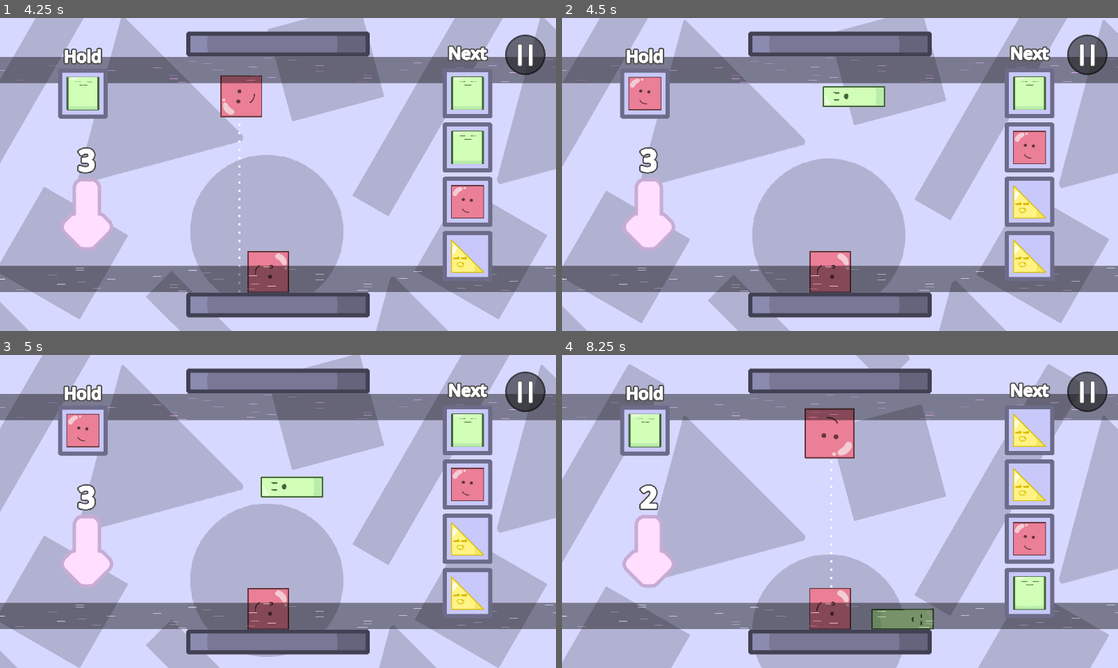
Above: before the commit, frames 1-4 (two rows, left to right).
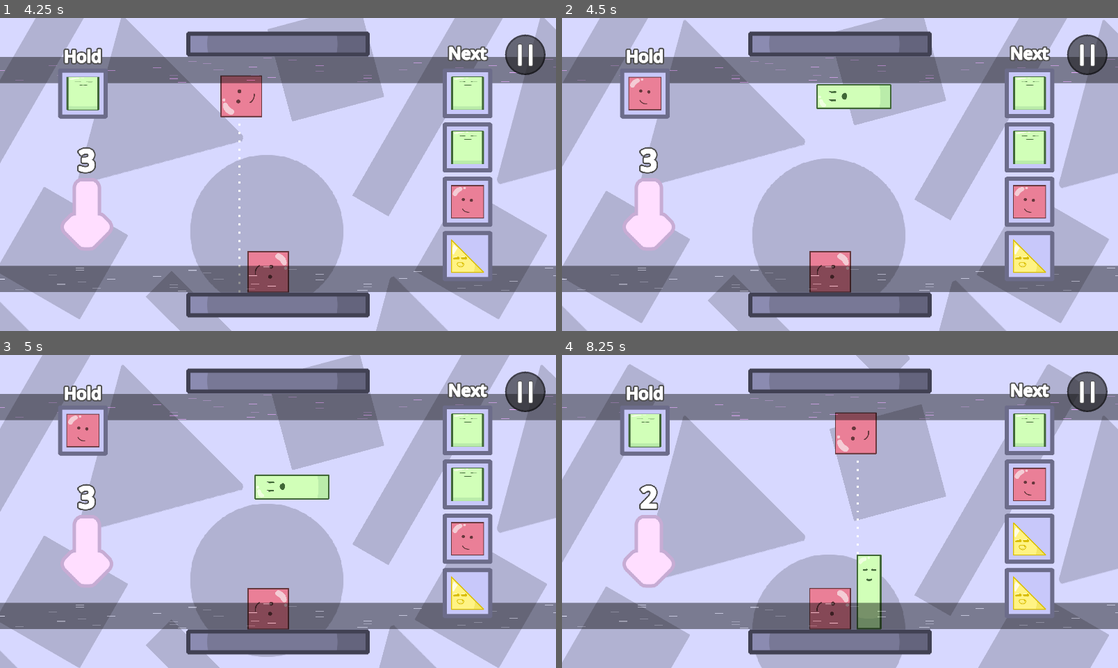
Above: after the commit, the same moments.

Repository: nullishew/game-jam-palindome
Game: Godot game, scene res://scenes/menu.tscn
Two runs of this game, one before a commit and one after it. Both use one fixed random seed, a clock stepped at 60 frames per second and the inputs below.
Inputs (mouse positions are in pixels of both pictures, inside the frame that each line leads up to):
- Up to frame 1 (4.25 s): click "Start" at 0.5 s; click "Start" at 1.25 s; move the mouse to (250, 237) at 2.02 s; hold Right (move_piece_right) 2.03-3.53 s; tap Tab (hold_piece) at 2.1, 3.05, 3.6 s; click (250, 237) at 2.17 s; move the mouse to (444, 221) at 2.77 s; tap Space (drop_piece) at 2.85 s; move the mouse to (111, 127) at 3.52 s; hold Left (move_piece_left) from 3.53 s (still down)
- Up to frame 2 (4.5 s): keep holding Left (move_piece_left); move the mouse to (867, 174) at 4.27 s; tap Tab (hold_piece) at 4.35 s; click (867, 174) at 4.42 s
- Up to frame 3 (5 s): keep holding Left (move_piece_left)
- Up to frame 4 (8.25 s): move the mouse to (756, 433) at 5.02 s; tap Space (drop_piece) at 5.1, 7.35 s; tap Tab (hold_piece) at 5.3, 5.85, 6.6, 7.55, 8.1 s; move the mouse to (962, 495) at 5.77 s; release Left (move_piece_left) at 5.78 s; hold Right (move_piece_right) from 5.78 s (still down); move the mouse to (728, 527) at 6.52 s; click (728, 527) at 6.67 s; move the mouse to (895, 442) at 7.27 s; move the mouse to (812, 574) at 8.02 s

Frame 1 is identical in both runs. In frame 2, 1.8% of the frame differs, in the area x 45-88%, y 21-64%; in frame 3, 1.8%; in frame 4, 5.9%, in the area x 43-88%, y 16-88%.

Commit message:
resolved hold breaking from hold piece despawning when entering hold + remove obsolete debug messages

Diff:
--- /dev/null
+++ b/scenes/death_zone.tscn
@@ -0,0 +1,22 @@
+[gd_scene format=3 uid="uid://bdajgv04xnnoe"]
+
+[sub_resource type="GDScript" id="GDScript_b6p7p"]
+script/source = "extends Area2D
+
+
+func _ready() -> void:
+	body_entered.connect(_on_body_entered)
+
+func _on_body_entered(body: Node2D):
+	if body is Piece:
+		body.despawn()
+		# GameManager.game.lose()"
+
+[sub_resource type="RectangleShape2D" id="RectangleShape2D_b6p7p"]
+size = Vector2(1920, 540)
+
+[node name="DeathZone" type="Area2D" unique_id=1826319625]
+script = SubResource("GDScript_b6p7p")
+
+[node name="CollisionShape2D" type="CollisionShape2D" parent="." unique_id=906594963]
+shape = SubResource("RectangleShape2D_b6p7p")
--- a/scripts/features/minimum_height/minimum_height_area.gd
+++ b/scripts/features/minimum_height/minimum_height_area.gd
@@ -18,10 +18,8 @@
 func _on_body_entered(body: Node2D):
 	if body is Piece:
 		_registered_pieces += 1
-		print(str(self) + " registered total pieces: " + str(_registered_pieces))
 
 
 func _on_body_exited(body: Node2D):
 	if body is Piece:
 		_registered_pieces -= 1
-		print(str(self) + " registered total pieces: " + str(_registered_pieces))
--- a/scripts/features/piece/piece.gd
+++ b/scripts/features/piece/piece.gd
@@ -13,7 +13,7 @@
 @export var possible_spawn_scale_multipliers: Array[float] = [1, 1.25, 1.5]
 
 var is_player_piece: bool = false
-
+var is_in_hold: bool = false
 
 var _was_in_contact: bool = false
 var _impact_timer: float = 0
@@ -106,6 +106,7 @@
 	_prev_collision_mask = collision_mask
 	collision_layer = 0
 	collision_mask = 0
+	is_in_hold = true
 
 func exit_hold(pos: Vector2):
 	freeze = true
@@ -114,6 +115,7 @@
 	collision_layer = _prev_collision_layer
 	collision_mask = _prev_collision_mask
 	await get_tree().physics_frame
+	is_in_hold = false
 	call_deferred("show")
 
 
--- a/scripts/features/piece/piece_manager.gd
+++ b/scripts/features/piece/piece_manager.gd
@@ -98,17 +98,17 @@
 
 func swap_current_hold_piece():
 	var temp_config: PieceSpawnConfig = _hold_piece_config
+	var temp_piece: Piece = _hold_piece
 	_hold_piece_config = _curr_piece_config
-	_curr_piece_config = temp_config
+	_hold_piece = _curr_piece
 	GameManager.hold_piece_updated.emit(_hold_piece_config)
 	_curr_piece.enter_hold()
-	var temp_piece = _hold_piece
-	_hold_piece = _curr_piece
-	_curr_piece = null
-	if temp_piece:
+	if temp_config:
+		_curr_piece_config = temp_config
 		temp_piece.exit_hold(_curr_piece_pos)
 		_curr_piece = temp_piece
 	else:
+		_curr_piece = null
 		call_deferred("spawn_piece", _curr_piece_pos)
 
 
--- a/scripts/features/playable_area.gd
+++ b/scripts/features/playable_area.gd
@@ -18,4 +18,5 @@
 
 func _on_body_exited(body: Node2D):
 	if body is Piece:
-		body.despawn()
+		if not body.is_in_hold:
+			body.despawn()
